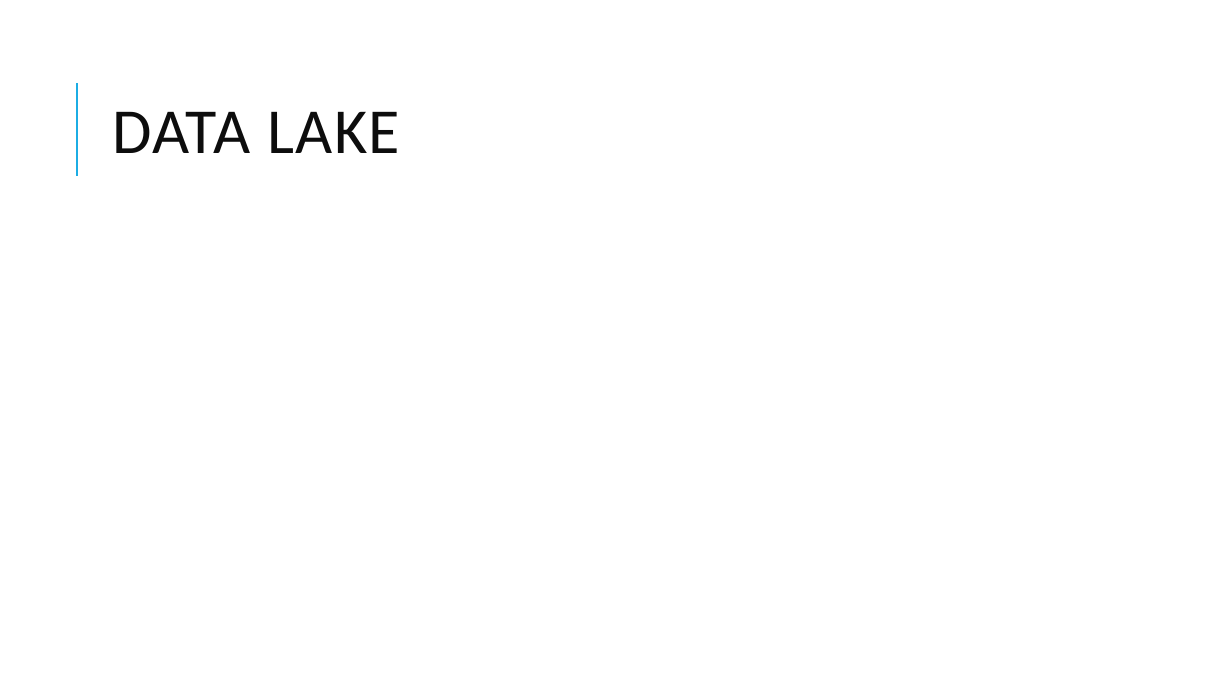
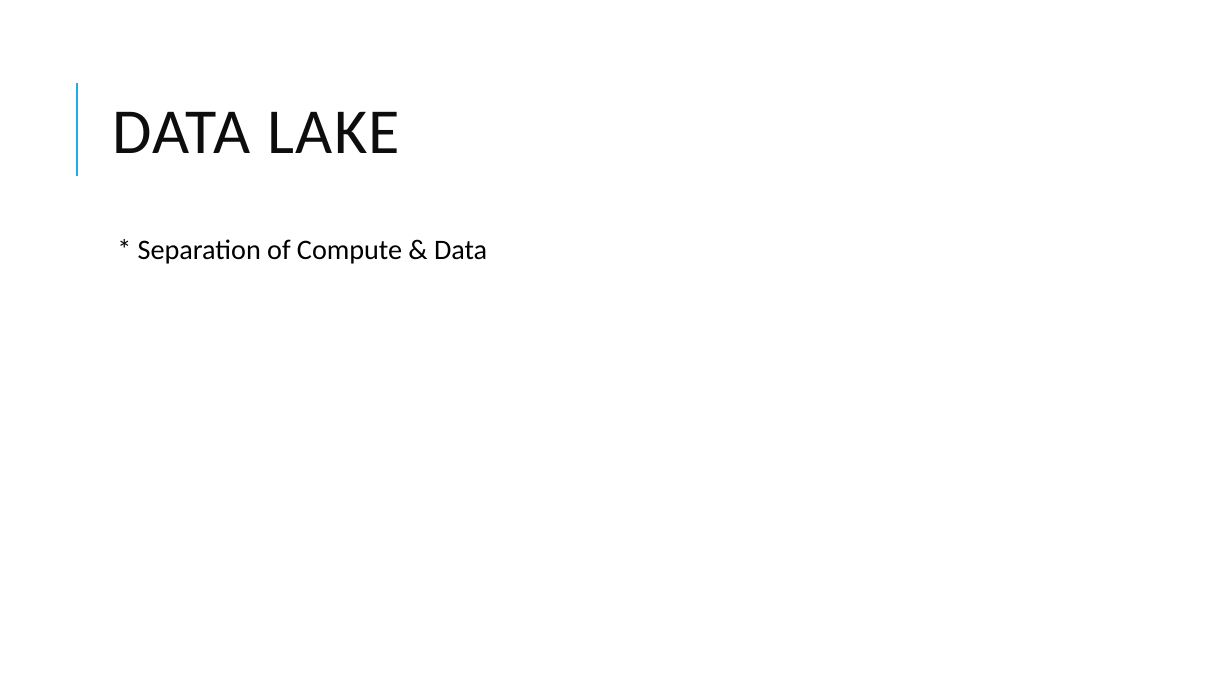
Before and after one commit to dinesarun/common, a slide deck: slide 9 of sessions/GAB 2021/Choosing right Data Service.pptx (slide 8 before the commit). Drawn at 1232x693 pixels with LibreOffice and Linux fonts; fonts in the diff are those of the drawing. Boxes give left, top, right and bottom in pixels: in the first picture for what was removed or moved away, otherwise in the second. Text is boxed around its words. In the diff, an @@ line names an element or a change of style, - is before the commit and + after.

```diff
--- a/sessions/GAB 2021/Choosing right Data Service.pptx
+++ b/sessions/GAB 2021/Choosing right Data Service.pptx
@@ text added at [138,239,487,264], 22 pt, text #000000 @@
+  * Separation of Compute & Data
```
Also in this commit, not shown: 2 other slides changed, 3 slides added, 1 slide removed.
